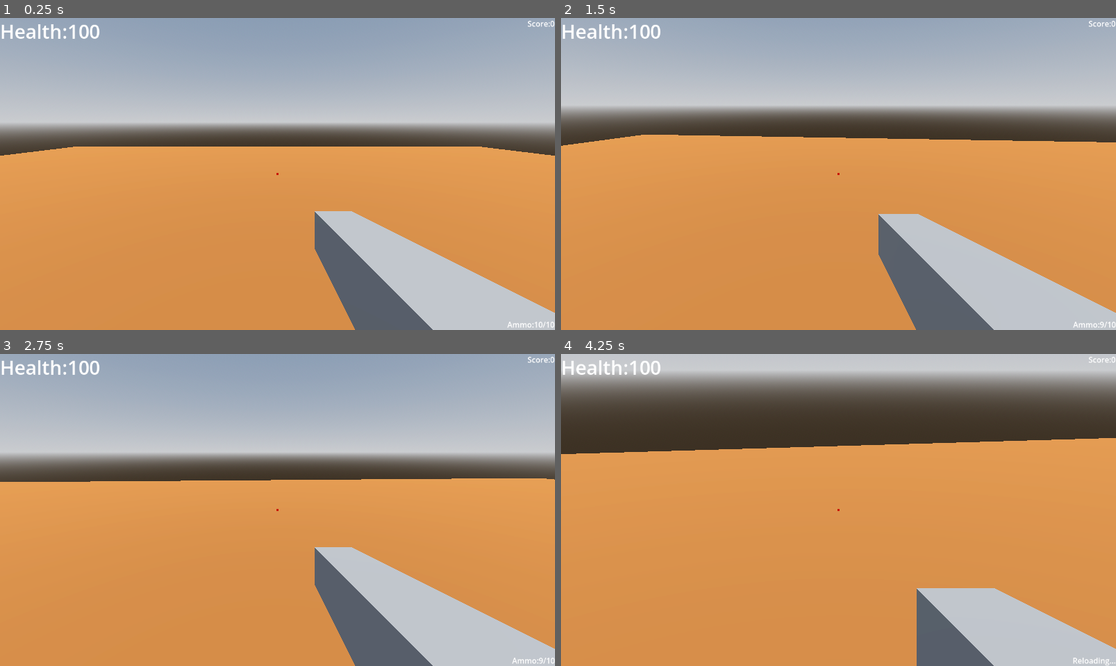
Above: before the commit, frames 1-4 (two rows, left to right).
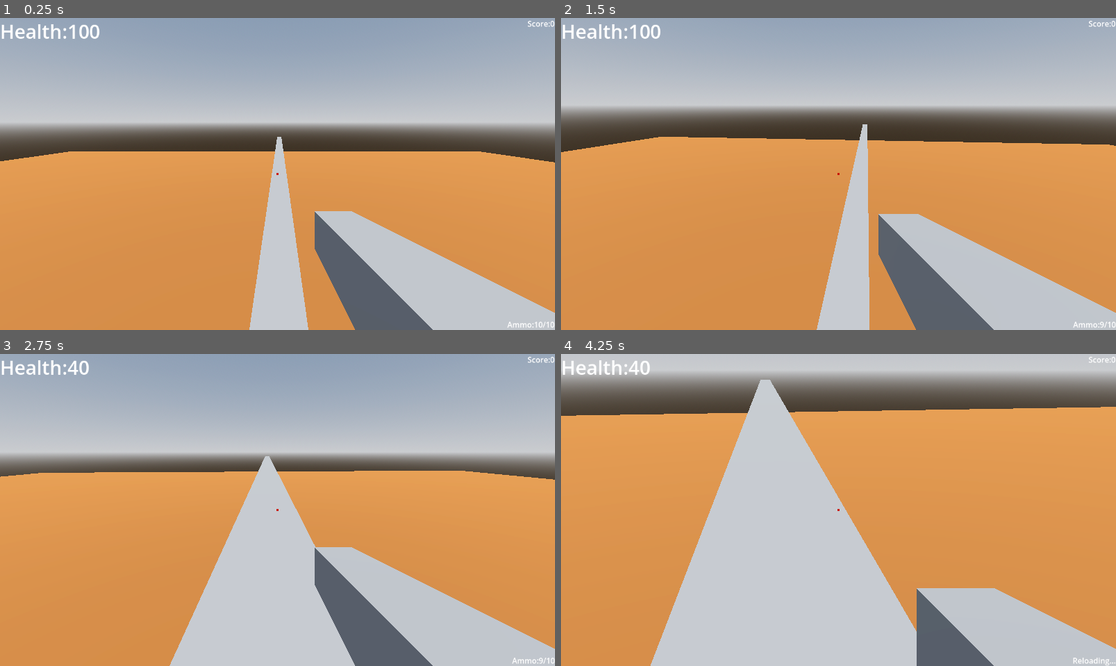
Above: after the commit, the same moments.

Repository: mohsin111111111/pkbg
Game: Godot game, scene res://world.tscn
Two runs of this game, one before a commit and one after it. Both use one fixed random seed, a clock stepped at 60 frames per second and the inputs below.
Inputs (mouse positions are in pixels of both pictures, inside the frame that each line leads up to):
- Up to frame 1 (0.25 s): no input
- Up to frame 2 (1.5 s): tap Enter (ui_accept) at 0.5, 0.77 s; move the mouse to (866, 174) at 0.52 s; hold Right mouse button (aim) 0.53-1.28 s; hold Up (ui_up) from 0.53 s (still down); move the mouse to (810, 174) at 1.27 s; click (810, 174) at 1.35 s
- Up to frame 3 (2.75 s): keep holding Up (ui_up); tap Enter (ui_accept) at 1.52 s; move the mouse to (288, 503) at 2.02 s; hold Shift (sprint) from 2.03 s (still down)
- Up to frame 4 (4.25 s): keep holding Up (ui_up); tap Enter (ui_accept) at 2.75, 3.02, 3.77 s; move the mouse to (832, 516) at 2.77 s; release Shift (sprint) at 2.78 s; tap Alt at 2.85 s; move the mouse to (877, 513) at 3.52 s; hold Right mouse button (aim) from 3.53 s (still down); tap R (reload) at 4.15 s

The runs differ from the first frame. In frame 1, 5.1% of the frame differs, in the area x 0-100%, y 38-100%; in frame 2, 4.3%; in frame 3, 14%; in frame 4, 34%, in the area x 0-100%, y 2-100%.

Commit message:
i now extended map for making it a level and added walls for surrounding

Diff:
--- a/enemy.gd
+++ b/enemy.gd
@@ -33,5 +33,8 @@
 	#pass # Replace with function body.
 
 
-func _on_attack_zone_body_entered(body: Node3D) -> void:
-	pass # Replace with function body.
+func _on_attack_zone_body_entered(body):
+	if body.is_in_group("Player"):
+		if body.has_method("take_damage"):
+			body.take_damage(20)#: Node3D) -> void:
+	#pass # Replace with function body.
--- a/enemy.tscn
+++ b/enemy.tscn
@@ -16,6 +16,7 @@
 radius = 1.5
 
 [node name="Enemy" type="CharacterBody3D" unique_id=520630786]
+transform = Transform3D(1, 0, 0, 0, 1, 0, 0, 0, 1, 0, 1.5018547, 0)
 script = ExtResource("1_7k104")
 
 [node name="CSGBox3D" type="CSGBox3D" parent="." unique_id=2076974408]
@@ -38,3 +39,5 @@
 
 [node name="CollisionShape3D" type="CollisionShape3D" parent="AttackZone" unique_id=1166689608]
 shape = SubResource("SphereShape3D_4gyqm")
+
+[connection signal="body_entered" from="AttackZone" to="." method="_on_attack_zone_body_entered"]
--- a/world.tscn
+++ b/world.tscn
@@ -24,13 +24,23 @@
 [sub_resource type="CapsuleShape3D" id="CapsuleShape3D_fj7yv"]
 
 [sub_resource type="NavigationMesh" id="NavigationMesh_fj7yv"]
-vertices = PackedVector3Array(-49.5, 1, -49.5, -49.5, 1, 49.5, 49.5, 1, 49.5, 49.5, 1, -49.5)
+vertices = PackedVector3Array(-50.118896, 0, -49.5, -50.118896, 0, 49.5, 48.881104, 0, 49.5, 48.881104, 0, -49.5)
 polygons = [PackedInt32Array(3, 2, 0), PackedInt32Array(0, 2, 1)]
 
 [sub_resource type="StandardMaterial3D" id="StandardMaterial3D_fj7yv"]
 albedo_color = Color(0.6432653, 0.35803646, 0.14776722, 1)
 
 [node name="World" type="Node3D" unique_id=386800679]
+
+[node name="Wall" type="CSGBox3D" parent="." unique_id=1504372625]
+transform = Transform3D(1, 0, 0, 0, 1, 0, 0, 0, 1, -29.882172, 2.6414886, 0)
+use_collision = true
+size = Vector3(40, 5.308, 1)
+
+[node name="Wall2" type="CSGBox3D" parent="." unique_id=1605407375]
+transform = Transform3D(0.008726561, 0, 0.9999619, 0, 1, 0, -0.9999619, 0, 0.008726561, 0.22097781, 1.2308655, -25.321474)
+use_collision = true
+size = Vector3(49.307404, 3.461731, 1)
 
 [node name="RedDoor" parent="." unique_id=1907407992 instance=ExtResource("1_aqk2v")]
 transform = Transform3D(1, 0, 0, 0, 1, 0, 0, 0, 1, 0, 2.0585194, 3.394)
@@ -120,11 +130,13 @@
 transform = Transform3D(1, 0, 0, 0, 1, 0, 0, 0, 1, 29.744959, 0.7499995, 25.045883)
 
 [node name="NavigationRegion3D" type="NavigationRegion3D" parent="." unique_id=704408807]
+transform = Transform3D(1, 0, 0, 0, 1, 0, 0, 0, 1, 0, -0.06995201, 0)
 navigation_mesh = SubResource("NavigationMesh_fj7yv")
 
 [node name="CSGBox3D" type="CSGBox3D" parent="NavigationRegion3D" unique_id=139613945]
+transform = Transform3D(1, 0, 0, 0, 1, 0, 0, 0, 1, -0.6188965, -0.4995, 0)
 use_collision = true
-size = Vector3(100, 1, 100)
+size = Vector3(100, 0.001, 100)
 material = SubResource("StandardMaterial3D_fj7yv")
 
 [node name="HealthPack" parent="." unique_id=816590165 instance=ExtResource("3_tlwt5")]
